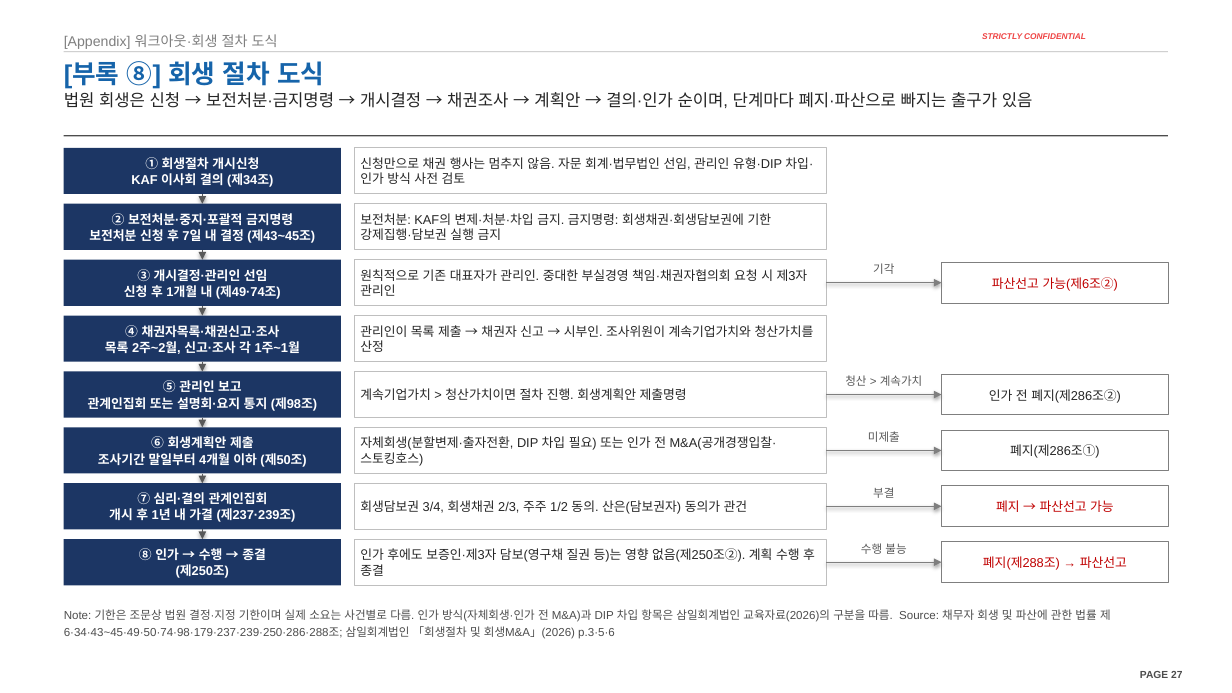
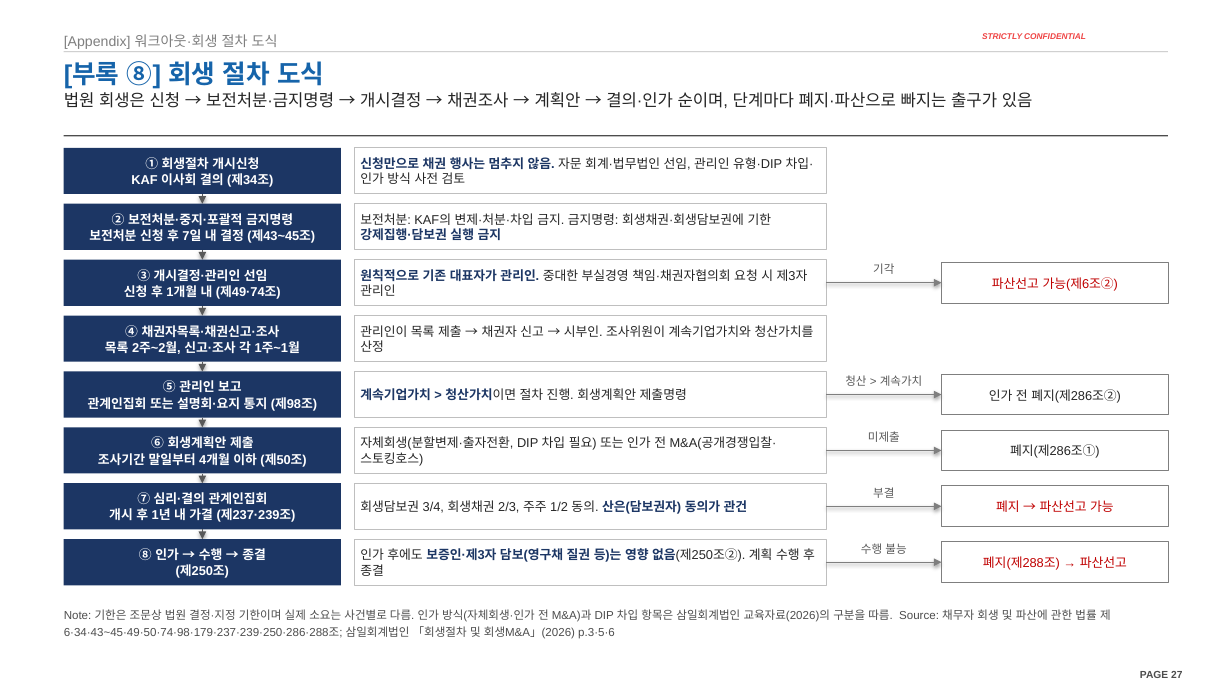
Before and after one commit to jogyesung/GS-Secretary, a slide deck: slide 27 of outputs/CIP_KAF_솔리드_자금조달차질_시나리오_20261118.pptx. Drawn at 1232x693 pixels with LibreOffice and Linux fonts; fonts in the diff are those of the drawing; background and template pictures are left out. Boxes give left, top, right and bottom in pixels: in the first picture for what was removed or moved away, otherwise in the second. Text is boxed around its words. In the diff, an @@ line names an element or a change of style, - is before the commit and + after.

```diff
--- a/outputs/CIP_KAF_솔리드_자금조달차질_시나리오_20261118.pptx
+++ b/outputs/CIP_KAF_솔리드_자금조달차질_시나리오_20261118.pptx
@@ rectangle "신청만으로 채권 행사는 멈추지 않음. ..." at (x1=355, y1=148, x2=826, y2=194): text colour #262626 to #1C3664, bold on in "신청만으로 채권 행사는 멈추지 않음." @@
@@ rectangle "보전처분: KAF의 변제·처분·차입 금지. 금지명령: ..." at (x1=355, y1=204, x2=826, y2=250): text colour #262626 to #1C3664, bold on in "강제집행·담보권 실행 금지" @@
@@ rectangle "원칙적으로 기존 대표자가 관리인. 중대한 ..." at (x1=355, y1=260, x2=826, y2=306): text colour #262626 to #1C3664, bold on in "원칙적으로 기존 대표자가 관리인." @@
@@ rectangle "계속기업가치 > 청산가치이면 절차 진행. ..." at (x1=355, y1=372, x2=826, y2=418): text colour #262626 to #1C3664, bold on in "계속기업가치 > 청산가치이면" @@
@@ rectangle "회생담보권 3/4, 회생채권 2/3, 주주 ..." at (x1=355, y1=483, x2=826, y2=530): text colour #262626 to #1C3664, bold on in "산은(담보권자) 동의가 관건" @@
@@ rectangle "인가 후에도 보증인·제3자 담보(영구채 질권 ..." at (x1=355, y1=539, x2=826, y2=585): text colour #262626 to #1C3664, bold on in "보증인·제3자 담보(영구채 질권 등)는 영향 없음(제250조②)." @@
```
Also in this commit, not shown: 7 other slides changed, 1 other file.
